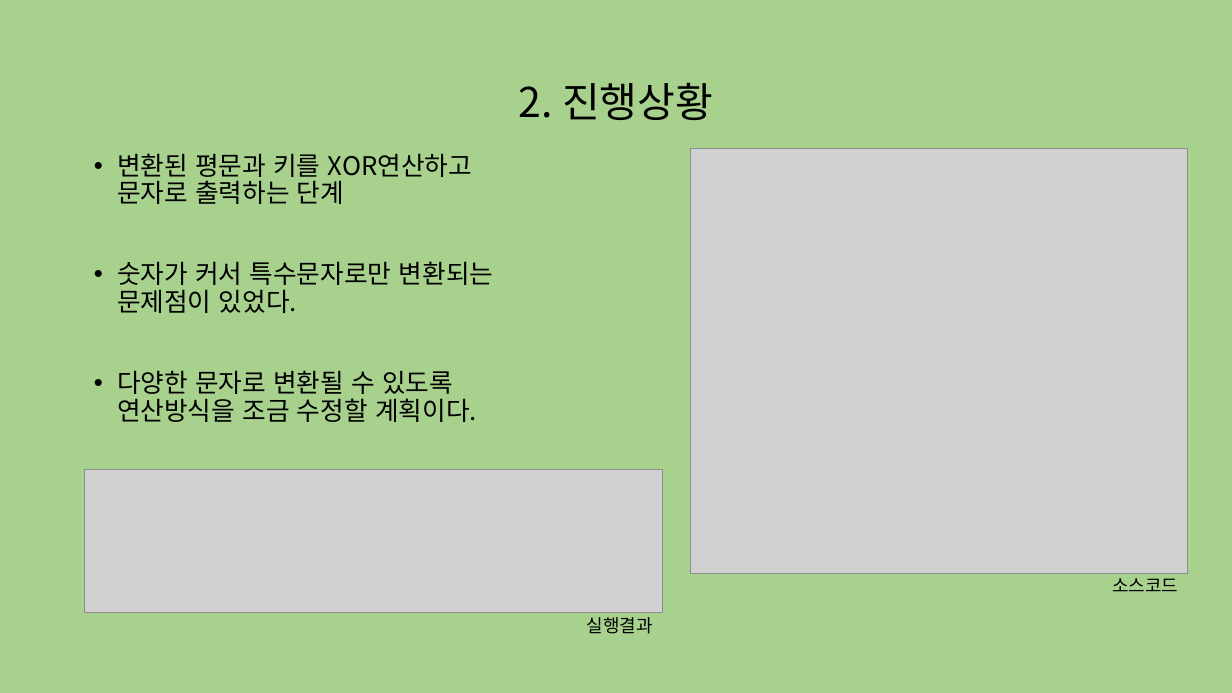
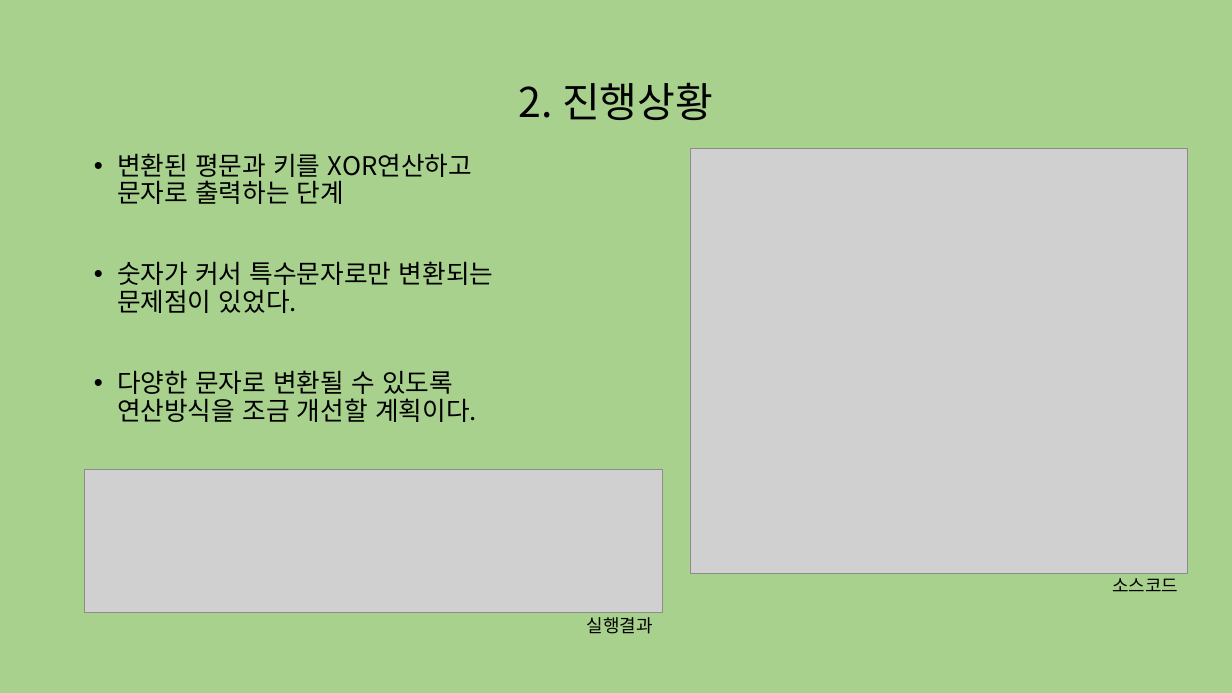
Before and after one commit to J-hyun1229/SoftWareProject1_SymmetricKeyCryptographyAlgorithm, a slide deck: slide 8 of 주간보고서/2주차/소프트웨어프로젝트_주간보고서_2주차_18017103황제현.pptx. Drawn at 1232x693 pixels with LibreOffice and Linux fonts; fonts in the diff are those of the drawing; grey boxes stand for pictures. Boxes give left, top, right and bottom in pixels: in the first picture for what was removed or moved away, otherwise in the second. Text is boxed around its words. In the diff, an @@ line names an element or a change of style, - is before the commit and + after.

```diff
--- a/주간보고서/2주차/소프트웨어프로젝트_주간보고서_2주차_18017103황제현.pptx
+++ b/주간보고서/2주차/소프트웨어프로젝트_주간보고서_2주차_18017103황제현.pptx
@@ text at bbox=[117, 370, 477, 422]: text changed @@
-• 다양한 문자로 변환될 수 있도록 연산방식을 조금 수정할 계획이다.
+• 다양한 문자로 변환될 수 있도록 연산방식을 조금 개선할 계획이다.
```
Also in this commit, not shown: 1 other file.
